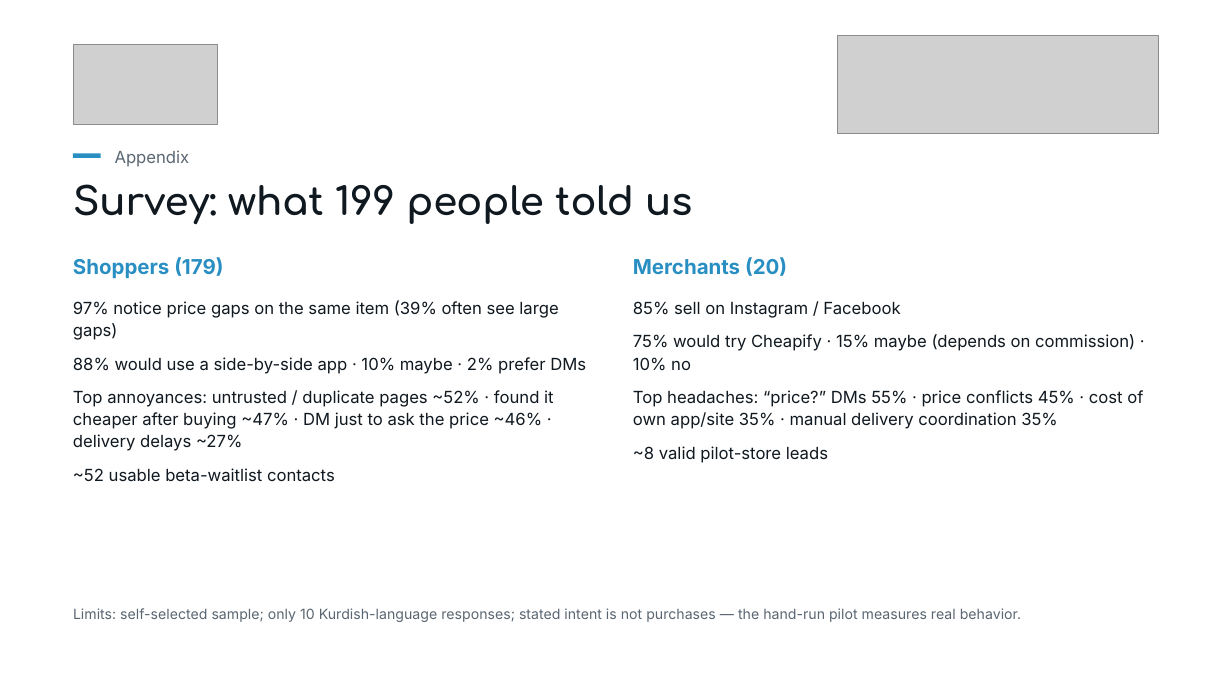
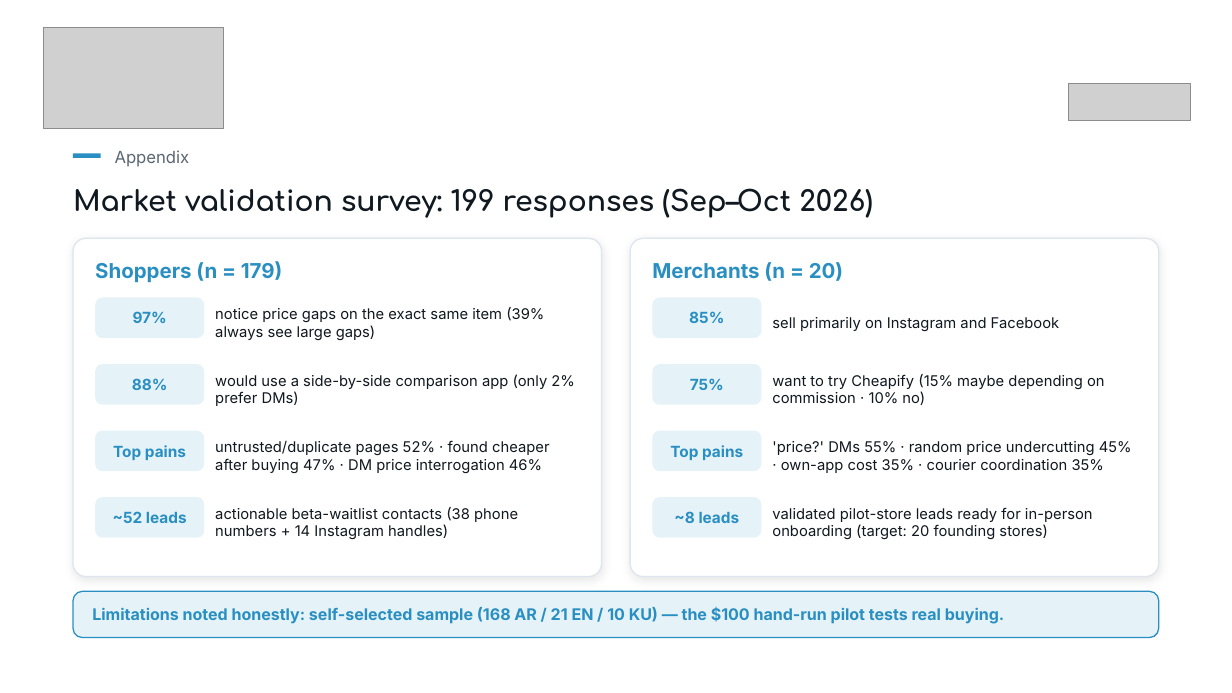
Before and after one commit to shakerbr/cheapify, a slide deck: slide 17 of presentation/Cheapify-GIZ-Pitch.pptx (slide 19 before the commit). Drawn at 1232x693 pixels with LibreOffice and Linux fonts; fonts in the diff are those of the drawing; grey boxes stand for pictures. Boxes give left, top, right and bottom in pixels: in the first picture for what was removed or moved away, otherwise in the second. Text is boxed around its words. In the diff, an @@ line names an element or a change of style, - is before the commit and + after.

Commit message:
feat: build final v4 pitch deck with embedded fonts, updated financials, and custom icons

```diff
--- a/presentation/Cheapify-GIZ-Pitch.pptx
+++ b/presentation/Cheapify-GIZ-Pitch.pptx
@@ picture resized from (x1=73, y1=44, x2=217, y2=125) to (x1=43, y1=28, x2=224, y2=128) @@
@@ picture resized from (x1=838, y1=35, x2=1160, y2=133) to (x1=1068, y1=83, x2=1190, y2=120) @@
@@ text at (x1=73, y1=188, x2=873, y2=218): text changed; size 30 to 22 pt @@
-Survey: what 199 people told us
+Market validation survey: 199 responses (Sep–Oct 2026)
@@ text at (x1=95, y1=261, x2=283, y2=282): text changed @@
-Shoppers (179)
+Shoppers (n = 179)
@@ text at (x1=652, y1=262, x2=843, y2=281): text changed @@
-Merchants (20)
+Merchants (n = 20)
@@ text removed at (x1=73, y1=300, x2=586, y2=482) @@
-97% notice price gaps on the same item (39% often see large gaps)
-88% would use a side-by-side app · 10% maybe · 2% prefer DMs
-Top annoyances: untrusted / duplicate pages ~52% · found it cheaper after buying ~47% · DM just to ask the price ~46% · delivery delays ~27%
-~52 usable beta-waitlist contacts
@@ text removed at (x1=633, y1=301, x2=1143, y2=463) @@
-85% sell on Instagram / Facebook
-75% would try Cheapify · 15% maybe (depends on commission) · 10% no
-Top headaches: “price?” DMs 55% · price conflicts 45% · cost of own app/site 35% · manual delivery coordination 35%
-~8 valid pilot-store leads
@@ group added at (x1=73, y1=238, x2=1159, y2=577): 16 texts, 10 rounded rectangles @@
+97%
+notice price gaps on the exact same item (39% always see large gaps)
+88%
+would use a side-by-side comparison app (only 2% prefer DMs)
+Top pains
+untrusted/duplicate pages 52% · found cheaper after buying 47% · DM price interrogation 46%
+~52 leads
+actionable beta-waitlist contacts (38 phone numbers + 14 Instagram handles)
+85%
+sell primarily on Instagram and Facebook
+75%
+want to try Cheapify (15% maybe depending on commission · 10% no)
+Top pains
+'price?' DMs 55% · random price undercutting 45% · own-app cost 35% · courier coordination 35%
+~8 leads
+validated pilot-store leads ready for in-person onboarding (target: 20 founding stores)
@@ rounded rectangle added at (x1=73, y1=592, x2=1159, y2=638), fill #E5F2F8, outline #298FC2 1 pt @@
@@ vertical alignment top to middle in 3 elements at (x1=95, y1=261, x2=283, y2=282), (x1=652, y1=262, x2=843, y2=281), (x1=92, y1=607, x2=1004, y2=624) @@
@@ text at (x1=92, y1=607, x2=1004, y2=624): text changed; size 11 to 12.5 pt; text colour #5A6672 to #298FC2; bold on @@
-Limits: self-selected sample; only 10 Kurdish-language responses; stated intent is not purchases — the hand-run pilot measures real behavior.
+Limitations noted honestly: self-selected sample (168 AR / 21 EN / 10 KU) — the $100 hand-run pilot tests real buying.
```
Also in this commit, not shown: 15 other slides changed, 6 slides added, 7 slides removed, 56 other files.
